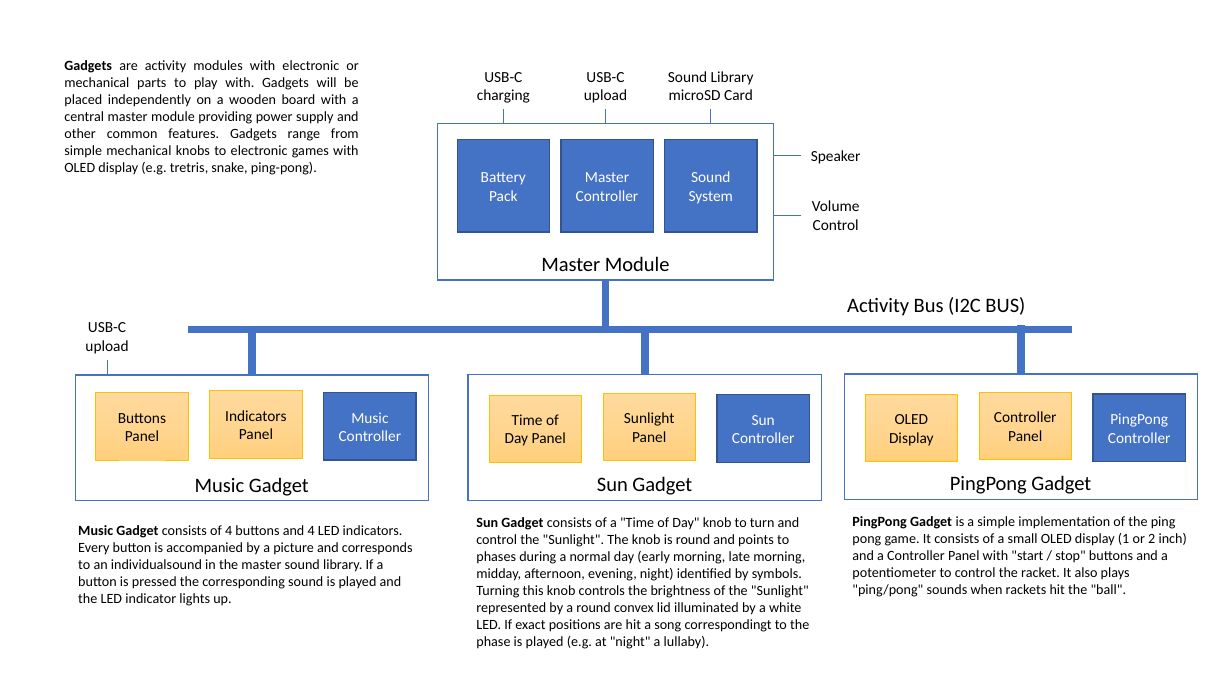
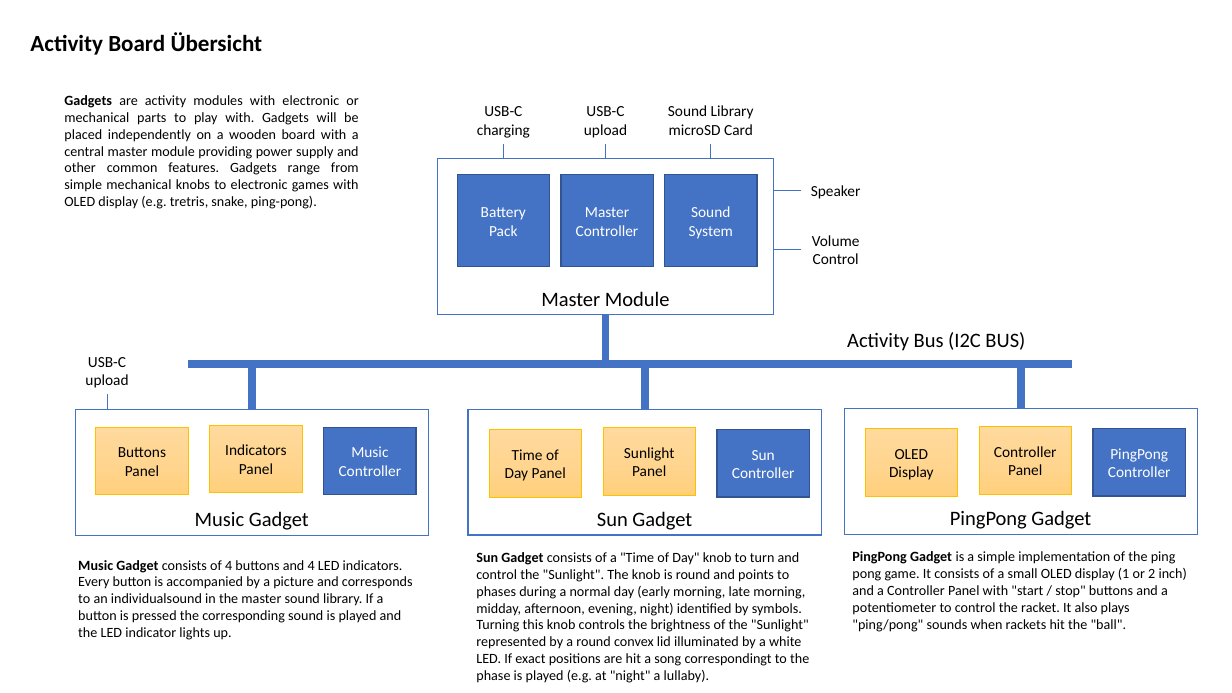
Before and after one commit to jeskes/activityboard, a slide deck: slide 2 of Activityboard.pptx. Drawn at 1232x693 pixels with LibreOffice and Linux fonts; fonts in the diff are those of the drawing. Boxes give left, top, right and bottom in pixels: in the first picture for what was removed or moved away, otherwise in the second. Text is boxed around its words. In the diff, an @@ line names an element or a change of style, - is before the commit and + after.

Commit message:
rework master layout

```diff
--- a/Activityboard.pptx
+++ b/Activityboard.pptx
@@ title added at [30, 32, 263, 55], 18 pt, text #000000, bold @@
+Activity Board Übersicht
@@ 16 rectangles, 11 texts, 11 lines: place and size @@
-16 rectangles, 11 texts, 11 lines at [64, 60, 1198, 649]
+16 rectangles, 11 texts, 11 lines at [64, 95, 1198, 683]
```
Also in this commit, not shown: 2 other slides changed, 4 slides added, 6 other files.
